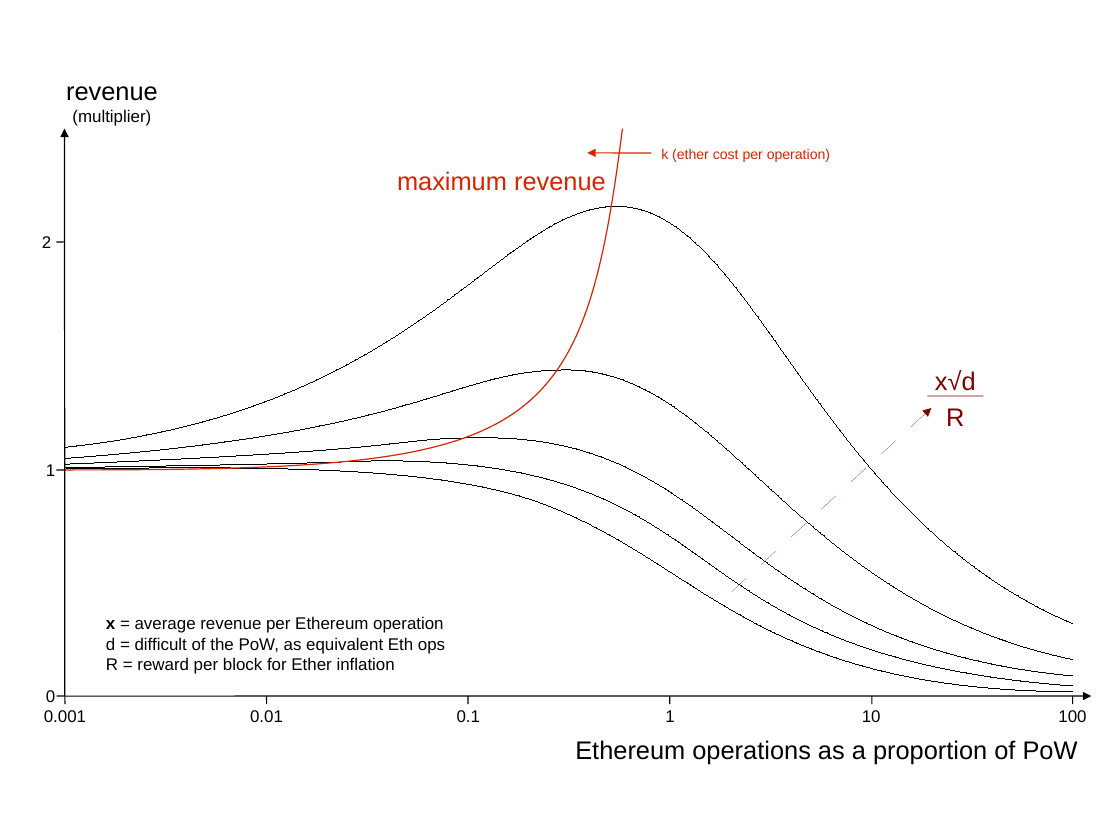
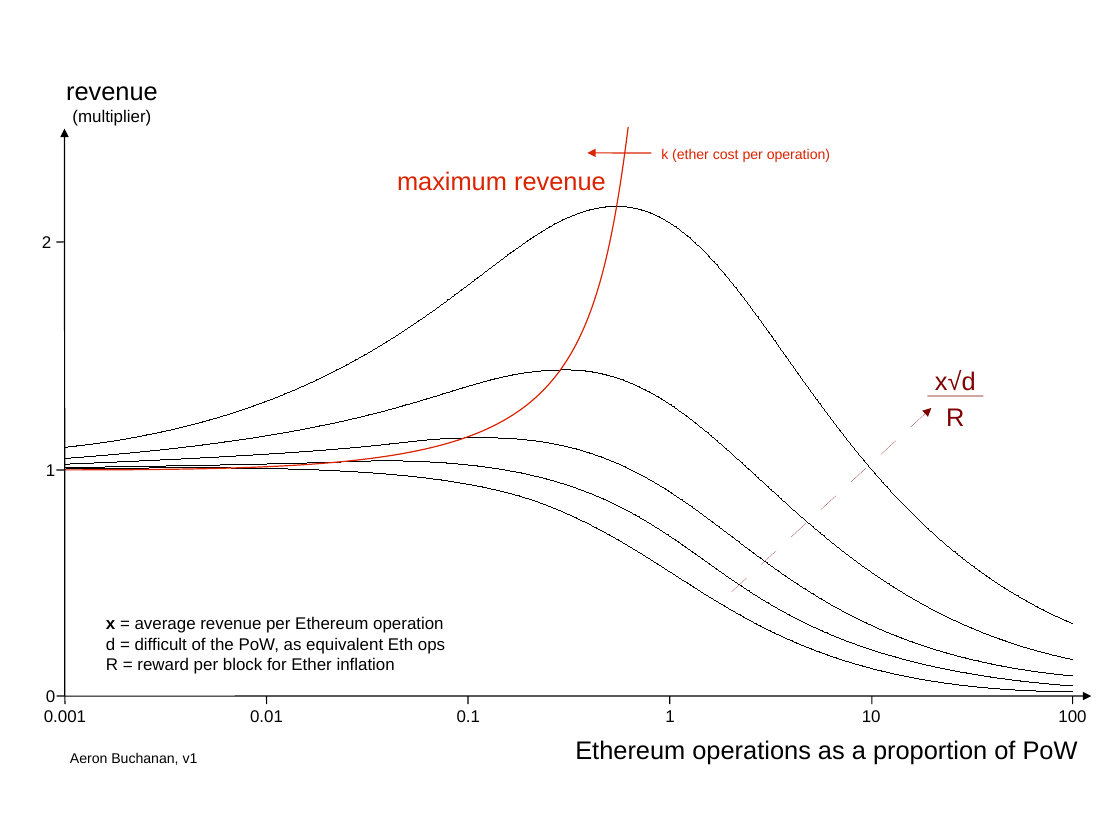
Before and after one commit to aeronbuchanan/ethereum, a slide deck: slide 1 of CompSqrtPayoff.odp. Drawn at 1120x840 pixels with LibreOffice and Linux fonts; fonts in the diff are those of the drawing. Boxes give left, top, right and bottom in pixels: in the first picture for what was removed or moved away, otherwise in the second. Text is boxed around its words. In the diff, an @@ line names an element or a change of style, - is before the commit and + after.

```diff
--- a/CompSqrtPayoff.odp
+++ b/CompSqrtPayoff.odp
@@ freeform shape: place and size @@
-freeform shape at [65, 129, 623, 471]
+freeform shape at [65, 127, 629, 470]
@@ text added at [70, 752, 198, 765], 10 pt, text #000000 @@
+Aeron Buchanan, v1
```
Also in this commit, not shown: 11 other files.
